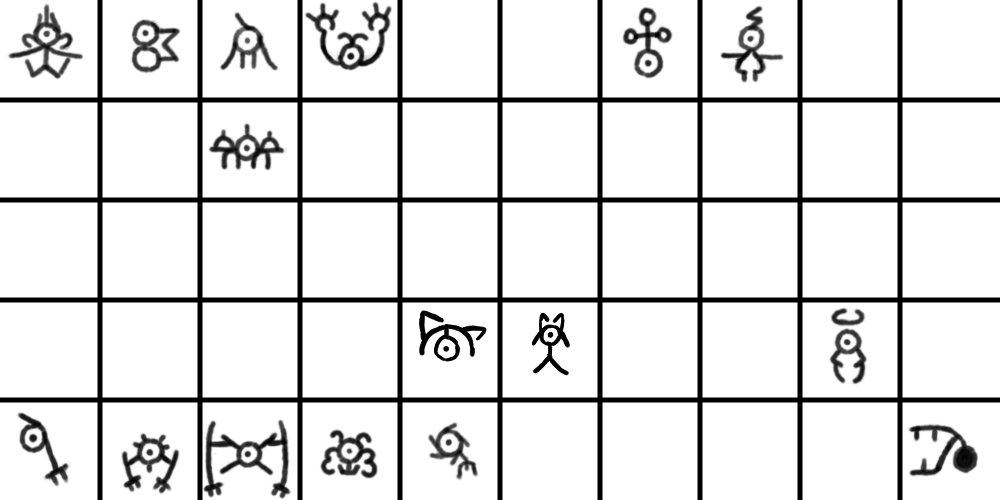
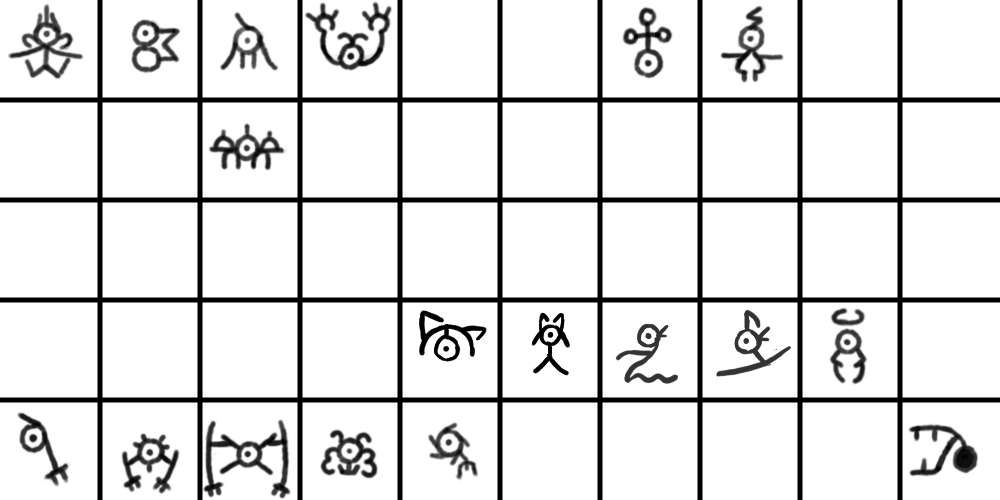
Layer changes from the first w=1000, h=500 image to the second:
painted on "Paint Layer 1" over [615, 309, 791, 384]
